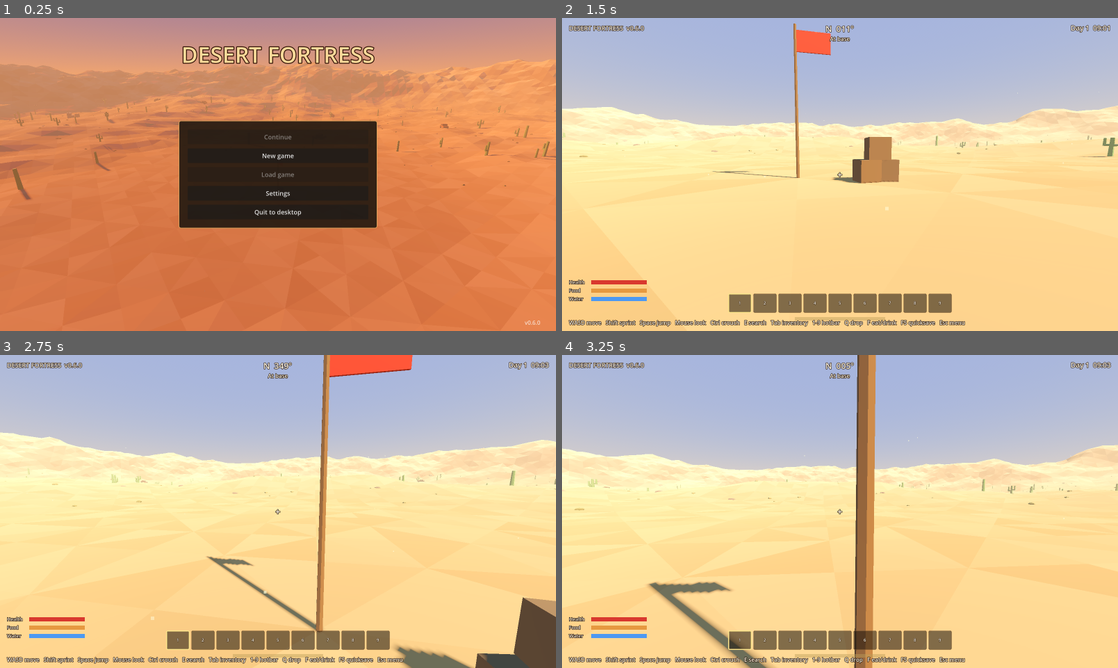
Above: before the commit, frames 1-4 (two rows, left to right).
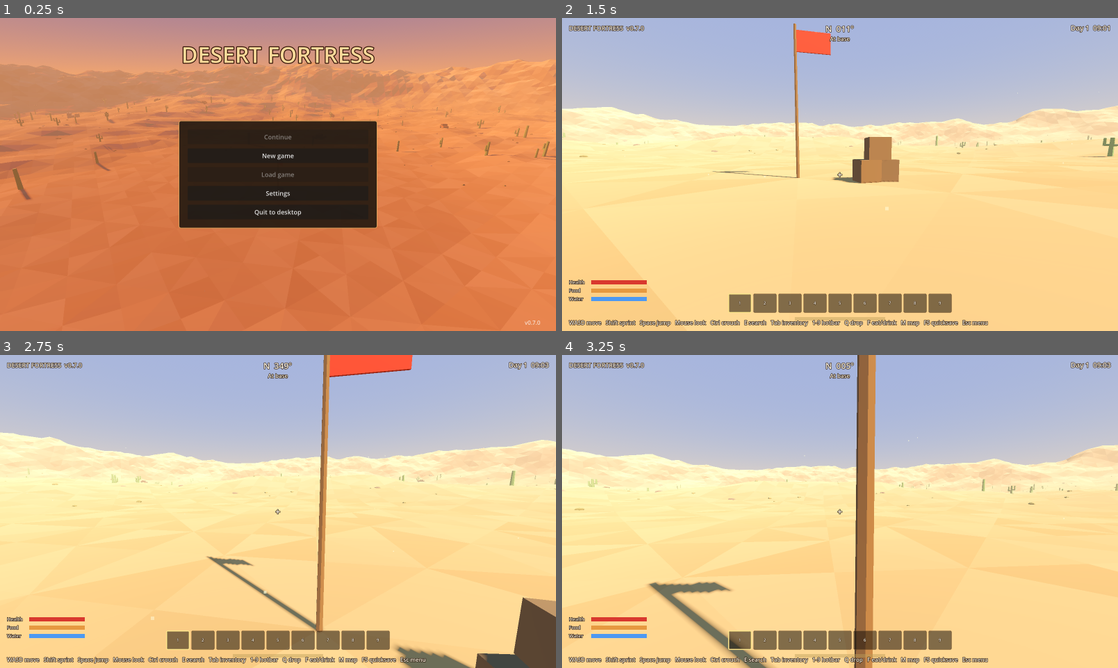
Above: after the commit, the same moments.

Repository: EserX/desert-fortress
Game: Godot game, scene res://scenes/title.tscn
Same seed, same stepped clock (60 frames per second), same inputs: the game is played once before the commit and once after it.
Inputs (mouse positions are in pixels of both pictures, inside the frame that each line leads up to):
- Up to frame 1 (0.25 s): no input
- Up to frame 2 (1.5 s): click "New game" at 0.5 s; move the mouse to (867, 174) at 1.27 s; hold W (move_forward) from 1.28 s (still down); hold Ctrl (crouch) from 1.28 s (still down); click (867, 174) at 1.42 s
- Up to frame 3 (2.75 s): keep holding W (move_forward); tap Space (jump) at 1.52, 1.82, 2.27, 2.57 s; tap Q (drop) at 1.55, 2.1 s; move the mouse to (250, 511) at 2.02 s; release Ctrl (crouch) at 2.03 s; click (250, 511) at 2.17 s; tap E (interact) at 2.3 s
- Up to frame 4 (3.25 s): keep holding W (move_forward); move the mouse to (851, 505) at 2.77 s; hold E (interact) from 2.78 s (still down); click (851, 505) at 2.92 s; tap Shift (sprint) at 3.05 s

The runs differ from the first frame. In frame 1, less than 0.1% of the frame differs, in the area x 95-97%, y 96-98%; in frame 2, 0.2%, in the area x 13-77%, y 2-99%; in frame 3, 0.2%; in frame 4, 0.2%.

Commit message:
v0.7: map with discovered places, morning loot refill, supply crates
Co-Authored-By: Claude Opus 5.5 <noreply@anthropic.com>
Claude-Session: https://claude.ai/code/session_01GD4zv9y1AdWTsJT4fZN3ms

Diff:
--- a/project.godot
+++ b/project.godot
@@ -7,7 +7,7 @@
 
 config/name="Desert Fortress"
 config/description="Build a fortress in the desert, scavenge, and survive mutant waves."
-config/version="0.6.0"
+config/version="0.7.0"
 run/main_scene="res://scenes/title.tscn"
 config/features=PackedStringArray("4.5", "Forward Plus")
 
--- a/scripts/hud.gd
+++ b/scripts/hud.gd
@@ -73,7 +73,7 @@
 	stamina_bar.add_theme_stylebox_override("fill", fill)
 	root.add_child(stamina_bar)
 
-	help = _label("WASD move   Shift sprint   Space jump   Mouse look   Ctrl crouch   E search   Tab inventory   1-9 hotbar   Q drop   F eat/drink   F5 quicksave   Esc menu", 16)
+	help = _label("WASD move   Shift sprint   Space jump   Mouse look   Ctrl crouch   E search   Tab inventory   1-9 hotbar   Q drop   F eat/drink   M map   F5 quicksave   Esc menu", 16)
 	help.set_anchors_preset(Control.PRESET_BOTTOM_LEFT)
 	help.position = Vector2(20, -36)
 	root.add_child(help)
@@ -106,8 +106,9 @@
 	banner = _label("", 34)
 	banner.set_anchors_preset(Control.PRESET_CENTER_TOP)
 	banner.horizontal_alignment = HORIZONTAL_ALIGNMENT_CENTER
-	banner.size = Vector2(800, 50)
-	banner.position = Vector2(-400, 150)
+	banner.size = Vector2(1000, 50)
+	banner.position = Vector2(-500, 150)
+	banner.autowrap_mode = TextServer.AUTOWRAP_WORD_SMART
 	banner.modulate.a = 0.0
 	root.add_child(banner)
 
--- a/scripts/input_setup.gd
+++ b/scripts/input_setup.gd
@@ -18,6 +18,7 @@
 	"inventory": [KEY_TAB, KEY_I],
 	"drop": [KEY_Q],
 	"use_item": [KEY_F],
+	"map": [KEY_M],
 	"hotbar_1": [KEY_1], "hotbar_2": [KEY_2], "hotbar_3": [KEY_3],
 	"hotbar_4": [KEY_4], "hotbar_5": [KEY_5], "hotbar_6": [KEY_6],
 	"hotbar_7": [KEY_7], "hotbar_8": [KEY_8], "hotbar_9": [KEY_9],
--- a/scripts/items.gd
+++ b/scripts/items.gd
@@ -16,9 +16,10 @@
 	"glovebox": {"cloth": [0, 2], "nails": [0, 4], "canned_food": [0, 1], "water": [0, 1]},
 	"trunk": {"scrap": [2, 5], "nails": [2, 6], "cloth": [0, 2], "water": [0, 1]},
 	"crate": {"wood": [2, 5], "nails": [1, 4], "canned_food": [0, 2], "water": [0, 2]},
+	"supply": {"wood": [4, 8], "scrap": [3, 7], "nails": [8, 16], "canned_food": [1, 3], "water": [2, 4], "cloth": [1, 3]},
 }
 
-const CONTAINER_NAMES := {"glovebox": "glovebox", "trunk": "trunk", "crate": "crate"}
+const CONTAINER_NAMES := {"glovebox": "glovebox", "trunk": "trunk", "crate": "crate", "supply": "supply crate"}
 
 
 static func display_name(id: String) -> String:
--- a/scripts/loot.gd
+++ b/scripts/loot.gd
@@ -7,8 +7,15 @@
 const LowPoly = preload("res://scripts/lowpoly.gd")
 
 var world_seed := 0
-## id -> {"kind": String, "opened": bool, "lid": Node3D or null}
+## id -> {"kind": String, "opened": bool, "lid": Node3D or null, "lid_rest": Transform3D}
 var containers := {}
+## id -> how many times it has been refilled (changes what it rolls).
+var refills := {}
+## Supply crate id -> its node (airdropped crates with better loot).
+var supplies := {}
+var _supply_mesh: Mesh
+var _supply_mat: Material
+var _supply_lid_mat: Material
 ## id -> {"items": Dictionary, "node": Node3D}
 var drops := {}
 var _next_drop := 0
@@ -17,7 +24,7 @@
 
 
 func register(id: String, kind: String, lid: Node3D = null) -> void:
-	containers[id] = {"kind": kind, "opened": false, "lid": lid}
+	containers[id] = {"kind": kind, "opened": false, "lid": lid, "lid_rest": lid.transform if lid else Transform3D()}
 
 
 func is_opened(id: String) -> bool:
@@ -42,7 +49,7 @@
 	if not containers.has(id) or containers[id].opened:
 		return {}
 	var rng := RandomNumberGenerator.new()
-	rng.seed = hash("%d:%s" % [world_seed, id])
+	rng.seed = hash("%d:%s:%d" % [world_seed, id, int(refills.get(id, 0))]) if refills.has(id) else hash("%d:%s" % [world_seed, id])
 	var got := Items.roll(containers[id].kind, rng)
 	_mark_opened(id)
 	return got
@@ -56,6 +63,84 @@
 		# Lid knocked off and lying next to the crate.
 		lid.position += Vector3(0.55, -0.35, 0.2)
 		lid.rotation = Vector3(0.3, 0.6, 1.2)
+
+
+# --- Morning refill and supply crates -------------------------------------------
+
+## Each morning some searched wrecks and crates get new loot. Returns how many.
+func refill(day: int, count: int) -> int:
+	var searched: Array = []
+	for id in containers:
+		if containers[id].opened and not supplies.has(id):
+			searched.append(id)
+	searched.sort()
+	var rng := RandomNumberGenerator.new()
+	rng.seed = hash("refill:%d:%d" % [world_seed, day])
+	var n := mini(count, searched.size())
+	for i in n:
+		var id: String = searched.pop_at(rng.randi() % searched.size())
+		var c: Dictionary = containers[id]
+		c.opened = false
+		refills[id] = int(refills.get(id, 0)) + 1
+		if c.lid:
+			c.lid.transform = c.lid_rest
+	return n
+
+
+## Clears out searched supply crates (called each morning).
+func remove_empty_supplies() -> void:
+	for id in supplies.keys():
+		if containers[id].opened:
+			supplies[id].queue_free()
+			supplies.erase(id)
+			containers.erase(id)
+
+
+## Drops a supply crate (olive green, better loot) at pos.
+func spawn_supply(id: String, pos: Vector3) -> void:
+	if _supply_mesh == null:
+		_supply_mesh = BoxMesh.new()
+		_supply_mat = LowPoly.material(Color(0.33, 0.38, 0.22))
+		_supply_lid_mat = LowPoly.material(Color(0.26, 0.30, 0.17))
+	var body := StaticBody3D.new()
+	body.position = pos + Vector3(0, 0.4, 0)
+	body.rotation.y = float(hash(id) % 628) / 100.0
+	var mi := MeshInstance3D.new()
+	mi.mesh = _supply_mesh
+	mi.material_override = _supply_mat
+	mi.scale = Vector3(1.1, 0.8, 0.8)
+	body.add_child(mi)
+	var lid := MeshInstance3D.new()
+	lid.mesh = _supply_mesh
+	lid.material_override = _supply_lid_mat
+	lid.scale = Vector3(1.16, 0.08, 0.86)
+	lid.position.y = 0.44
+	body.add_child(lid)
+	var col := CollisionShape3D.new()
+	var shape := BoxShape3D.new()
+	shape.size = Vector3(1.1, 0.8, 0.8)
+	col.shape = shape
+	body.add_child(col)
+	body.add_child(_make_area(id, Vector3(1.25, 1.0, 0.95), Vector3.ZERO))
+	add_child(body)
+	supplies[id] = body
+	register(id, "supply", lid)
+
+
+func _make_area(id: String, size: Vector3, pos: Vector3) -> Area3D:
+	var area := Area3D.new()
+	area.collision_layer = 2
+	area.collision_mask = 0
+	area.monitoring = false
+	area.monitorable = false
+	area.set_meta("interact_id", id)
+	var col := CollisionShape3D.new()
+	var shape := BoxShape3D.new()
+	shape.size = size
+	col.shape = shape
+	col.position = pos
+	area.add_child(col)
+	return area
 
 
 # --- Dropped bags --------------------------------------------------------------
@@ -79,19 +164,7 @@
 	mi.scale = Vector3(0.5, 0.4, 0.45)
 	mi.position.y = 0.16
 	body.add_child(mi)
-	var area := Area3D.new()
-	area.collision_layer = 2
-	area.collision_mask = 0
-	area.monitoring = false
-	area.monitorable = false
-	area.set_meta("interact_id", id)
-	var col := CollisionShape3D.new()
-	var shape := BoxShape3D.new()
-	shape.size = Vector3(0.8, 0.7, 0.8)
-	col.shape = shape
-	col.position.y = 0.3
-	area.add_child(col)
-	body.add_child(area)
+	body.add_child(_make_area(id, Vector3(0.8, 0.7, 0.8), Vector3(0, 0.3, 0)))
 	add_child(body)
 	drops[id] = {"items": items.duplicate(), "node": body}
 	return id
@@ -124,12 +197,33 @@
 	for id in drops:
 		var p: Vector3 = drops[id].node.position
 		bags.append({"id": id, "pos": [p.x, p.y, p.z], "items": drops[id].items})
-	return {"opened": opened, "drops": bags}
+	var crates: Array = []
+	for id in supplies:
+		var p: Vector3 = supplies[id].position
+		crates.append({"id": id, "pos": [p.x, p.y - 0.4, p.z]})
+	return {"opened": opened, "drops": bags, "refills": refills.duplicate(), "supplies": crates}
 
 
 func load_data(data: Dictionary) -> void:
+	for id in supplies.keys():
+		supplies[id].queue_free()
+		containers.erase(id)
+	supplies.clear()
+	for s in data.get("supplies", []):
+		var sp: Array = s.get("pos", [0, 0, 0])
+		spawn_supply(str(s.id), Vector3(sp[0], sp[1], sp[2]))
+	# Reset everything, then mark what the save says was searched.
+	for id in containers:
+		var c: Dictionary = containers[id]
+		c.opened = false
+		if c.lid:
+			c.lid.transform = c.lid_rest
+	refills = {}
+	var saved_refills: Dictionary = data.get("refills", {})
+	for id in saved_refills:
+		refills[id] = int(saved_refills[id])
 	for id in data.get("opened", []):
-		if containers.has(id) and not containers[id].opened:
+		if containers.has(id):
 			_mark_opened(id)
 	for id in drops.keys():
 		set_drop_items(id, {})
--- a/scripts/main.gd
+++ b/scripts/main.gd
@@ -15,6 +15,11 @@
 const InventoryUI = preload("res://scripts/inventory_ui.gd")
 const Survival = preload("res://scripts/survival.gd")
 const DeathScreen = preload("res://scripts/death_screen.gd")
+const MapUI = preload("res://scripts/map_ui.gd")
+
+const DISCOVER_RANGE := 45.0
+const REFILLS_PER_MORNING := 4
+const SUPPLY_CHANCE := 0.5
 
 ## When true the world is only a backdrop for the title screen:
 ## no player, HUD or pause menu, just a slowly orbiting camera.
@@ -37,6 +42,11 @@
 var death_screen: DeathScreen
 var in_shade := false
 var _shade_timer := 0.0
+var map_ui: MapUI
+## Wrecks and ruins: {"key": "w3", "kind": "wreck", "pos": Vector3}.
+var places: Array = []
+## Keys of places you have been near.
+var discovered := {}
 var sun: DirectionalLight3D
 var moon: DirectionalLight3D
 var env: Environment
@@ -57,6 +67,11 @@
 	props.name = "Props"
 	add_child(props)
 	props.populate(terrain, world_seed)
+
+	for i in props.wreck_positions.size():
+		places.append({"key": "w%d" % i, "kind": "wreck", "pos": props.wreck_positions[i]})
+	for i in props.ruin_positions.size():
+		places.append({"key": "r%d" % i, "kind": "ruin", "pos": props.ruin_positions[i]})
 
 	loot = Loot.new()
 	loot.name = "Loot"
@@ -121,10 +136,16 @@
 	death_screen.name = "DeathScreen"
 	death_screen.respawn_pressed.connect(respawn)
 	add_child(death_screen)
+	map_ui = MapUI.new()
+	map_ui.name = "MapUI"
+	map_ui.main = self
+	add_child(map_ui)
+
 	survival.died.connect(_on_died)
 	survival.warning.connect(hud.show_banner)
 
-	# Autosave every morning.
+	day_night.day_started.connect(_on_morning)
+	# Autosave every morning (after the morning loot is in place).
 	day_night.day_started.connect(func(_d): Game.save_game("auto", _screenshot()))
 	Game.saved.connect(func(slot): hud.show_banner("Game saved (%s)" % Game.slot_label(slot)))
 	Game.world_ready(self)
@@ -157,6 +178,7 @@
 		if _shade_timer <= 0.0:
 			_shade_timer = 0.5
 			in_shade = _check_shade()
+			_discover_nearby()
 		survival.tick(delta, day_night.hour, player.sprinting, in_shade)
 	if hud and not get_tree().paused:
 		hud.set_prompt("" if inventory_ui.is_open() else loot.prompt(player.interact_target()))
@@ -250,6 +272,41 @@
 	var from := player.head.global_position
 	var q := PhysicsRayQueryParameters3D.create(from, from + to_sun * 150.0, 1, [player.get_rid()])
 	return not get_world_3d().direct_space_state.intersect_ray(q).is_empty()
+
+
+func _discover_nearby() -> void:
+	for place in places:
+		if not discovered.has(place.key) and Vector2(place.pos.x - player.position.x, place.pos.z - player.position.z).length() < DISCOVER_RANGE:
+			discovered[place.key] = true
+
+
+## True if a place still has an unsearched container.
+func place_has_loot(place: Dictionary) -> bool:
+	var prefix: String = place.key + "_"
+	for id in loot.containers:
+		if id.begins_with(prefix) and not loot.containers[id].opened:
+			return true
+	return false
+
+
+## New day: clear out empty supply crates, refill a few searched spots and
+## maybe drop a new supply crate.
+func _on_morning(d: int) -> void:
+	loot.remove_empty_supplies()
+	var n := loot.refill(d, REFILLS_PER_MORNING)
+	var rng := RandomNumberGenerator.new()
+	rng.seed = hash("supply:%d:%d" % [world_seed, d])
+	var text := "Some searched spots have new loot." if n > 0 else ""
+	if rng.randf() < SUPPLY_CHANCE:
+		var ang := rng.randf() * TAU
+		var r := rng.randf_range(60.0, 200.0)
+		var x := cos(ang) * r
+		var z := sin(ang) * r
+		loot.spawn_supply("supply_%d" % d, Vector3(x, terrain.surface_height(x, z), z))
+		text = (text + " " if text != "" else "") + "A supply crate was dropped. Check your map (M)."
+	if text != "":
+		# After the "Day N" banner has had its moment.
+		get_tree().create_timer(5.5).timeout.connect(func(): hud.show_banner(text))
 
 
 func _on_died() -> void:
@@ -302,6 +359,7 @@
 		"loot": loot.save_data(),
 		"inventory": inventory.save_data(),
 		"survival": survival.save_data(),
+		"map": {"discovered": discovered.keys()},
 	}
 
 
@@ -310,6 +368,9 @@
 	day_night.restore(int(w.get("day", 1)), float(w.get("hour", 9.0)))
 	loot.load_data(data.get("loot", {}))
 	survival.load_data(data.get("survival", {}))
+	discovered = {}
+	for key in data.get("map", {}).get("discovered", []):
+		discovered[str(key)] = true
 	if data.has("inventory"):
 		inventory.load_data(data.inventory)
 	else:
--- /dev/null
+++ b/scripts/map_ui.gd
@@ -0,0 +1,110 @@
+extends CanvasLayer
+## Map (M): a top-down view of the play area with the base, the places you
+## have discovered, spotted supply crates and where you are facing.
+
+var main: Node  # main.gd
+var _root: Control
+var _canvas: Control
+
+const SAND := Color(0.86, 0.72, 0.5, 0.95)
+const MOUNTAIN := Color(0.55, 0.38, 0.27)
+const INK := Color(0.2, 0.12, 0.06)
+
+
+func _ready() -> void:
+	layer = 8
+	_root = Control.new()
+	_root.set_anchors_preset(Control.PRESET_FULL_RECT)
+	_root.mouse_filter = Control.MOUSE_FILTER_IGNORE
+	add_child(_root)
+	var dim := ColorRect.new()
+	dim.color = Color(0.05, 0.03, 0.02, 0.5)
+	dim.set_anchors_preset(Control.PRESET_FULL_RECT)
+	dim.mouse_filter = Control.MOUSE_FILTER_IGNORE
+	_root.add_child(dim)
+	_canvas = Control.new()
+	_canvas.set_anchors_preset(Control.PRESET_FULL_RECT)
+	_canvas.mouse_filter = Control.MOUSE_FILTER_IGNORE
+	_canvas.draw.connect(_draw_map)
+	_root.add_child(_canvas)
+	_root.visible = false
+
+
+func is_open() -> bool:
+	return _root.visible
+
+
+func toggle() -> void:
+	_root.visible = not _root.visible
+
+
+func _process(_d: float) -> void:
+	if is_open():
+		_canvas.queue_redraw()
+
+
+func _unhandled_input(event: InputEvent) -> void:
+	if get_tree().paused:
+		return
+	if event.is_action_pressed("map"):
+		toggle()
+		get_viewport().set_input_as_handled()
+	elif is_open() and event.is_action_pressed("pause"):
+		toggle()
+		get_viewport().set_input_as_handled()
+
+
+## Map radius in pixels: fits the window with room for the legend.
+func radius_px() -> float:
+	return minf(_canvas.size.x, _canvas.size.y) * 0.5 - 70.0
+
+
+## World x/z to a point on the canvas.
+func to_map(p: Vector3) -> Vector2:
+	var scale: float = radius_px() / main.terrain.PLAY_RADIUS
+	return _canvas.size * 0.5 + Vector2(p.x, p.z) * scale
+
+
+func _draw_map() -> void:
+	var c := _canvas.size * 0.5
+	var RADIUS_PX := radius_px()
+	var font := ThemeDB.fallback_font
+	_canvas.draw_circle(c, RADIUS_PX + 16.0, MOUNTAIN)
+	_canvas.draw_circle(c, RADIUS_PX, SAND)
+	_canvas.draw_string(font, c + Vector2(-8, -RADIUS_PX - 22), "N", HORIZONTAL_ALIGNMENT_LEFT, -1, 22, Color(1, 0.95, 0.85))
+	# Base.
+	var b := to_map(Vector3.ZERO)
+	_canvas.draw_rect(Rect2(b - Vector2(7, 7), Vector2(14, 14)), Color(0.8, 0.15, 0.1))
+	_canvas.draw_string(font, b + Vector2(10, 5), "Base", HORIZONTAL_ALIGNMENT_LEFT, -1, 15, INK)
+	# Discovered places.
+	for place in main.places:
+		if not main.discovered.has(place.key):
+			continue
+		var p := to_map(place.pos)
+		var left: bool = main.place_has_loot(place)
+		var col := Color(0.6, 0.3, 0.12) if place.kind == "wreck" else Color(0.45, 0.43, 0.4)
+		if not left:
+			col.a = 0.45
+		if place.kind == "wreck":
+			_canvas.draw_rect(Rect2(p - Vector2(7, 4), Vector2(14, 8)), col)
+		else:
+			_canvas.draw_polyline(PackedVector2Array([p + Vector2(-7, -6), p + Vector2(-7, 6), p + Vector2(7, 6)]), col, 3.0)
+		if left:
+			_canvas.draw_circle(p + Vector2(9, -7), 3.0, Color(0.2, 0.55, 0.15))
+	# Supply crates.
+	for id in main.loot.supplies:
+		var sp := to_map(main.loot.supplies[id].position)
+		var col := Color(0.25, 0.4, 0.1) if not main.loot.is_opened(id) else Color(0.25, 0.4, 0.1, 0.35)
+		_canvas.draw_rect(Rect2(sp - Vector2(7, 7), Vector2(14, 14)), col)
+		_canvas.draw_string(font, sp + Vector2(10, 5), "Supply", HORIZONTAL_ALIGNMENT_LEFT, -1, 14, INK)
+	# Player arrow.
+	var pp := to_map(main.player.global_position)
+	var fwd3: Vector3 = -main.player.global_transform.basis.z
+	var f := Vector2(fwd3.x, fwd3.z).normalized()
+	var s := Vector2(-f.y, f.x)
+	_canvas.draw_colored_polygon(PackedVector2Array([pp + f * 12, pp - f * 7 + s * 7, pp - f * 3, pp - f * 7 - s * 7]), Color(0.1, 0.3, 0.9))
+	# Legend.
+	var y := 120.0
+	for line in ["MAP", "Brown block: wreck", "Grey corner: ruin", "Green dot: still has loot", "Green square: supply crate", "Blue arrow: you", "", "M or Esc closes"]:
+		_canvas.draw_string(font, Vector2(30, y), line, HORIZONTAL_ALIGNMENT_LEFT, -1, 22 if line == "MAP" else 16, Color(1, 0.95, 0.85))
+		y += 26.0
--- a/tests/run_tests.gd
+++ b/tests/run_tests.gd
@@ -165,6 +165,47 @@
 	main.apply_save_data(saved)
 	check(absf(main.survival.water - 42.0) < 0.01, "needs are saved")
 	inv.load_data({})
+	_test_map_and_refill()
+
+
+## Discovery, morning refill, supply crates and the map screen.
+func _test_map_and_refill() -> void:
+	var loot = main.loot
+	var place: Dictionary = main.places[0]
+	main.player.position = place.pos + Vector3(5, 1, 0)
+	main._discover_nearby()
+	check(main.discovered.has(place.key), "walking near a wreck discovers it")
+	check(main.place_has_loot(place), "an unsearched wreck has loot")
+	for id in loot.containers.keys():
+		if id.begins_with(place.key + "_"):
+			main.interact(id)
+	check(not main.place_has_loot(place), "searched wreck is empty")
+	var searched := 0
+	for id in loot.containers:
+		if loot.containers[id].opened:
+			searched += 1
+	check(loot.refill(2, 99) == searched and main.place_has_loot(place), "refill restocks searched spots")
+	var first_id: String = place.key + "_trunk"
+	loot.open(first_id)
+	loot.refill(3, 99)
+	check(not loot.open(first_id).is_empty(), "a refilled container can be searched again")
+	# Supply crate: spawn, search, save, removed next morning.
+	loot.spawn_supply("supply_test", Vector3(10, main.terrain.surface_height(10, 30), 30))
+	check(loot.containers.has("supply_test") and loot.prompt("supply_test") == "[E] Search supply crate", "supply crate spawned")
+	var data: Dictionary = JSON.parse_string(JSON.stringify(main.collect_save_data()))
+	main.interact("supply_test")
+	check(main.inventory.count_of("nails") >= 8, "supply crates have better loot")
+	main.discovered = {}
+	main.apply_save_data(data)
+	check(loot.supplies.has("supply_test") and not loot.is_opened("supply_test"), "supply crates are saved")
+	check(main.discovered.has(place.key), "discovered places are saved")
+	loot.open("supply_test")
+	loot.remove_empty_supplies()
+	check(not loot.supplies.has("supply_test") and not loot.containers.has("supply_test"), "empty supply crates go away in the morning")
+	main._on_morning(5)
+	main.map_ui.toggle()
+	check(main.map_ui.is_open(), "map opens")
+	main.inventory.load_data({})
 
 
 func _process(_delta: float) -> bool:
@@ -270,6 +311,9 @@
 			# Title screen builds without errors.
 			title = load("res://scenes/title.tscn").instantiate()
 			root.add_child(title)
+		705:
+			main.map_ui.toggle()
+			check(not main.map_ui.is_open(), "map closes")
 		710:
 			check(title.world.menu_mode and title.world.player == null, "title screen shows the world without a player")
 			check(title._col.get_child_count() >= 5, "title menu has its buttons")
--- a/tools/screenshot.gd
+++ b/tools/screenshot.gd
@@ -19,6 +19,7 @@
 	{"name": "09_crate", "target": "crate", "hour": 10.5},
 	{"name": "10_inventory", "pos": Vector3(0, 0, 9), "yaw": 0.6, "pitch": -0.05, "hour": 10.0, "inventory": true},
 	{"name": "11_death", "pos": Vector3(0, 0, 9), "yaw": 0.6, "pitch": -0.05, "hour": 13.0, "death": true},
+	{"name": "12_map", "pos": Vector3(20, 0, 40), "yaw": 0.9, "pitch": 0.0, "hour": 9.0, "map": true},
 	{"name": "08_menu", "pos": Vector3(0, 0, 9), "yaw": 0.0, "pitch": 0.0, "hour": 12.0, "menu": true},
 ]
 
@@ -66,6 +67,16 @@
 			main.survival.damage(999.0)
 		elif main.death_screen.is_open():
 			main.respawn()
+		if s.get("map", false):
+			for place in main.places.slice(0, 15):
+				main.discovered[place.key] = true
+			main.interact(main.places[0].key + "_trunk")
+			main.interact(main.places[0].key + "_glovebox")
+			main._on_morning(2)
+			if not main.map_ui.is_open():
+				main.map_ui.toggle()
+		elif main.map_ui.is_open():
+			main.map_ui.toggle()
 		if s.get("menu", false):
 			main.pause_menu.open()
 		else:
Not shown, added: scripts/map_ui.gd.uid
Not shown, changed: DEVLOG.md
Not shown, changed: ROADMAP.md
